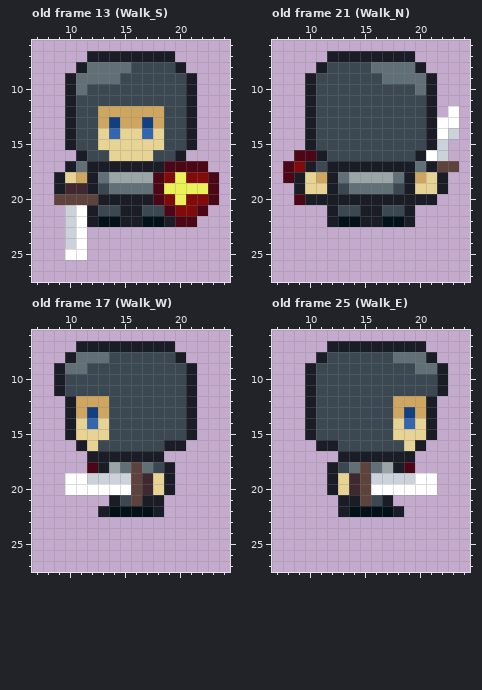
File history of a pixel-art file, Assets/Sprites/SwordSlash.aseprite. Above: the version before the commit.
32x32 pixels, 52 frames. Colours within 5 levels of each other are drawn and written as one. Shown: old frame 13 (Walk_S): x 7..24, y 6..27; old frame 21 (Walk_N): x 7..24, y 6..27; old frame 17 (Walk_W): x 7..24, y 6..27; old frame 25 (Walk_E): x 7..24, y 6..27.
And afterwards:
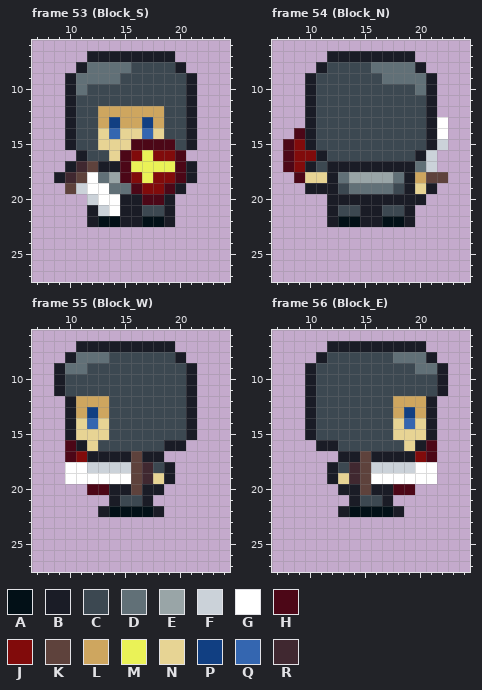
Palette (. is transparent): A #021017  B #1a1c26  C #3c4851  D #617077  E #99a5a7  F #cbd2d9  G #ffffff  H #4c0717  J #810b0b  K #5e423c  L #cea65f  M #eaf257  N #e7d494  P #113f82  Q #3466b0  R #402830
A new or re-ordered frame is compared with the old frame closest to it.
Diff:
frames 52 -> 56
Changed rows in their new state; - is an unchanged pixel.
Frame 53 (Block_S) is new; against old frame 13 (Walk_S), layers "Sword", "Shield", "HeroRef":
first column x 9:
15 -------HHHH----
16 ------HJMJJH---
17 --RK--HMMMM-B.-
18 -RKG--HJMJ-HB..
19 .KFGG--HJJHB...
20 ...FGG--H-B....
21 -..-FG----B...-
22 -..--------..--
23 -..------------
24 -..------------
25 -..------------
Frame 54 (Block_N) is new; against old frame 21 (Walk_N), layers "Sword", "Shield", "HeroRef":
first column x 8:
12 ---------------.
13 ---------------.
14 -H-------------.
15 HJ--------------
16 HJJ----------F.-
17 -------------F..
18 .H-N---------KK-
19 -.BB---------B.-
20 -...---------.--
Frame 55 (Block_W) is new; against old frame 17 (Walk_W), layers "Sword", "Shield", "HeroRef":
first column x 10:
16 H---------
17 HJ----K---
18 GGFFFF-R--
19 --GGGG----
20 ..HHBB-BB.
21 ------C-.-
Frame 56 (Block_E) is new; against old frame 25 (Walk_E), layers "Sword", "Shield", "HeroRef":
first column x 12:
16 ---------H
17 ---K----JH
18 --R-FFFFGG
19 ----GGGG--
20 .BB-BBHH..
21 -.-C------
